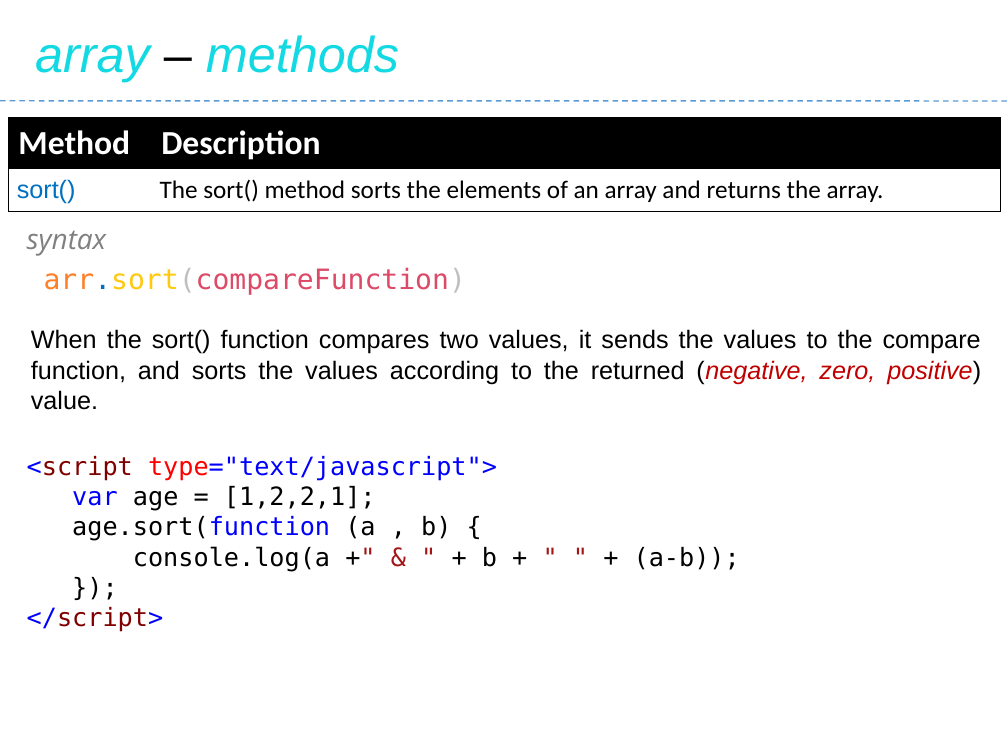
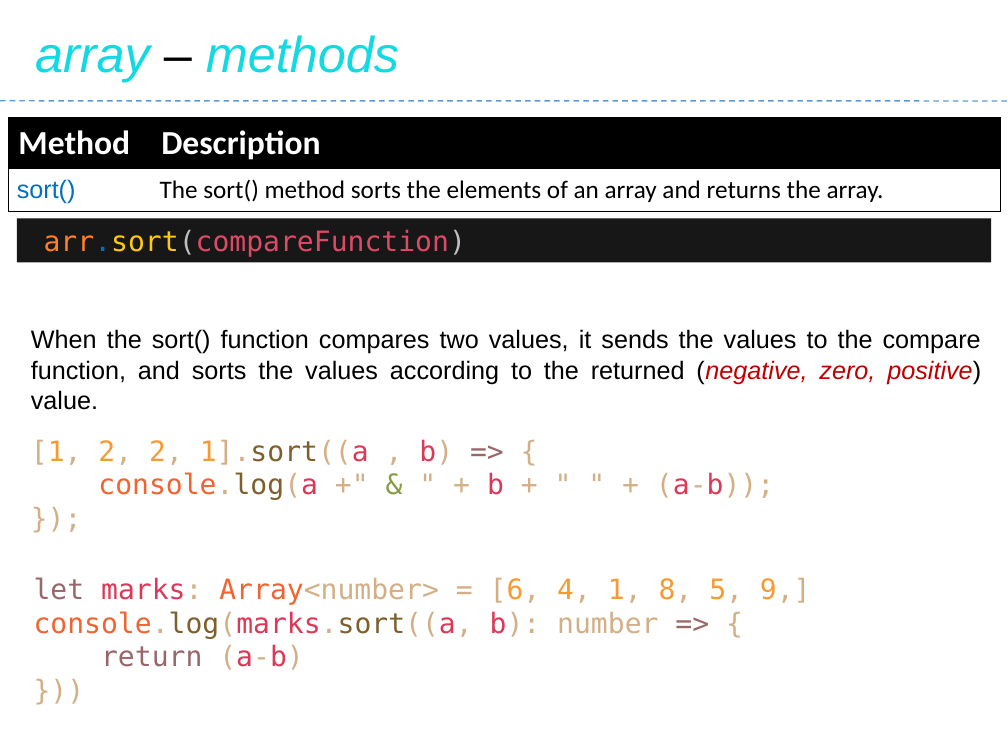
Before and after one commit to Saleel-Bagde/PPT-s, a slide deck: slide 170 of JavaScript.pptx. Drawn at 1008x756 pixels with LibreOffice and Linux fonts; fonts in the diff are those of the drawing. Boxes give left, top, right and bottom in pixels: in the first picture for what was removed or moved away, otherwise in the second. Text is boxed around its words. In the diff, an @@ line names an element or a change of style, - is before the commit and + after.

```diff
--- a/JavaScript.pptx
+++ b/JavaScript.pptx
@@ rectangle "arr.sort(compareFunction)": place and size @@
-rectangle "arr.sort(compareFunction)" at (44,267,466,295)
+rectangle "arr.sort(compareFunction)" at (17,219,992,263)
@@ rectangle "arr.sort(compareFunction)" at (17,219,992,263): fill none to #181717 @@
@@ text removed at (27,230,106,256) @@
-syntax
@@ text "[1, 2, 2, 1].sort((a , ...": place and size @@
-text "[1, 2, 2, 1].sort((a , ..." at (27,456,740,632)
+text "[1, 2, 2, 1].sort((a , ..." at (31,439,774,500)
@@ text at (31,439,453,465): text changed; size 18 to 20 pt; text colour #0000FF to #D3AF86 @@
-<script type="text/javascript">
-var age = [1,2,2,1];
-age.sort(function (a , b) {
+[1, 2, 2, 1].sort((a , b) => {
@@ text at (98,472,774,500): size 18 to 20 pt in "console.log(a +" & " + b + ...", "});"; text colour #000000 to #F06431, text colour #000000 to #7E602C in "console.log(a"; text colour #000000 to #D3AF86 in "console.log(a +" + + + (a-b));", "});"; text colour #000000 to #DC3958 in "console.log(a b (a-b));"; text colour #A31515 to #D3AF86 in "+" " " ""; text colour #A31515 to #889B4A in "&" @@
@@ text added at (34,577,811,670), 20 pt, text #D3AF86 @@
+let marks: Array<number> = [6, 4, 1, 8, 5, 9,]
+console.log(marks.sort((a, b): number => {
+return (a-b)
+}))
@@ text at (27,607,164,632): paragraph removed @@
-</script>
```
Also in this commit, not shown: 43 other slides changed.
